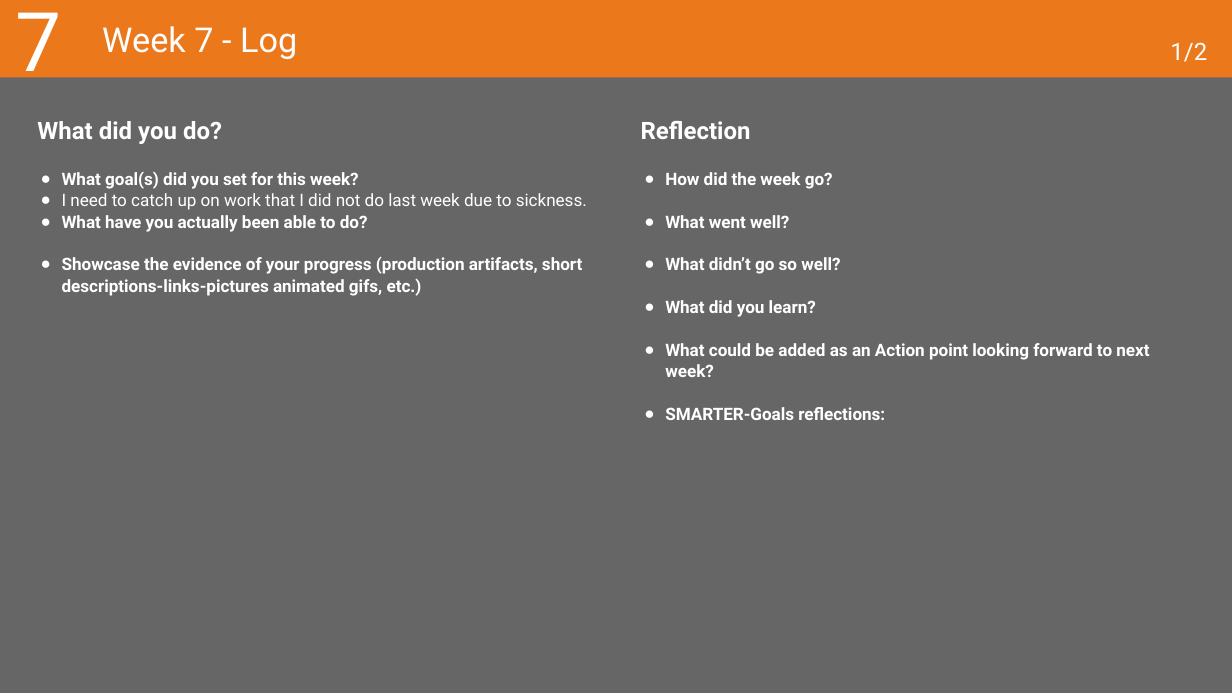
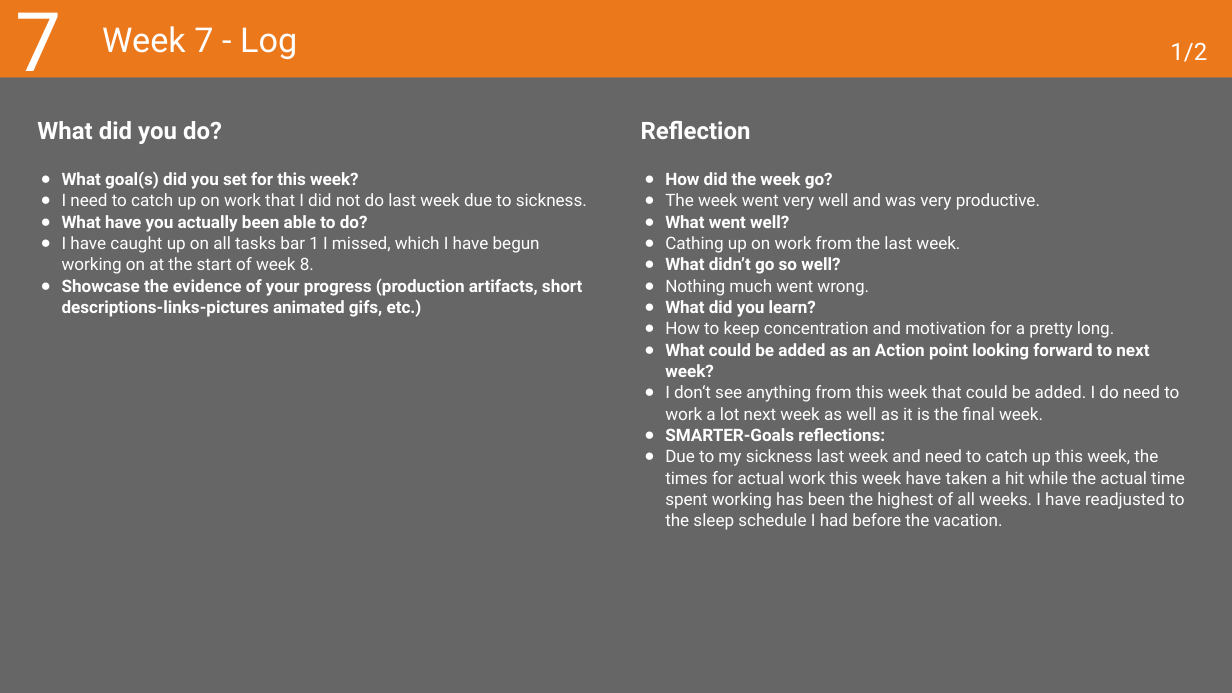
Before and after one commit to MaksBurchard240894/HFG7, a slide deck: slide 21 of Deliverables/Learning Log - Y1B-2024-25_ADSAI.pptx. Drawn at 1232x693 pixels with LibreOffice and Linux fonts; fonts in the diff are those of the drawing. Boxes give left, top, right and bottom in pixels: in the first picture for what was removed or moved away, otherwise in the second. Text is boxed around its words. In the diff, an @@ line names an element or a change of style, - is before the commit and + after.

Commit message:
W8 DataLab 1 Work I (Start)

```diff
--- a/Deliverables/Learning Log - Y1B-2024-25_ADSAI.pptx
+++ b/Deliverables/Learning Log - Y1B-2024-25_ADSAI.pptx
@@ text at (665,193,1040,210): paragraph added @@
+● The week went very well and was very productive.
@@ text at (62,236,540,274): paragraph added @@
+● I have caught up on all tasks bar 1 I missed, which I have begun working on at the start of week 8.
@@ text at (665,236,960,253): paragraph added @@
+● Cathing up on work from the last week.
@@ text at (665,279,869,296): paragraph added @@
+● Nothing much went wrong.
@@ text at (665,321,1114,338): paragraph added @@
+● How to keep concentration and motivation for a pretty long.
@@ text at (665,385,1179,420): paragraph added @@
+● I don‘t see anything from this week that could be added. I do need to work a lot next week as well as it is the final week.
@@ text at (665,449,1185,530): paragraph added @@
+● Due to my sickness last week and need to catch up this week, the times for actual work this week have taken a hit while the actual time spent working has been the highest of all weeks. I have readjusted to the sleep schedule I had before the vacation.
```
Also in this commit, not shown: 3 other slides changed, 3 other files.
